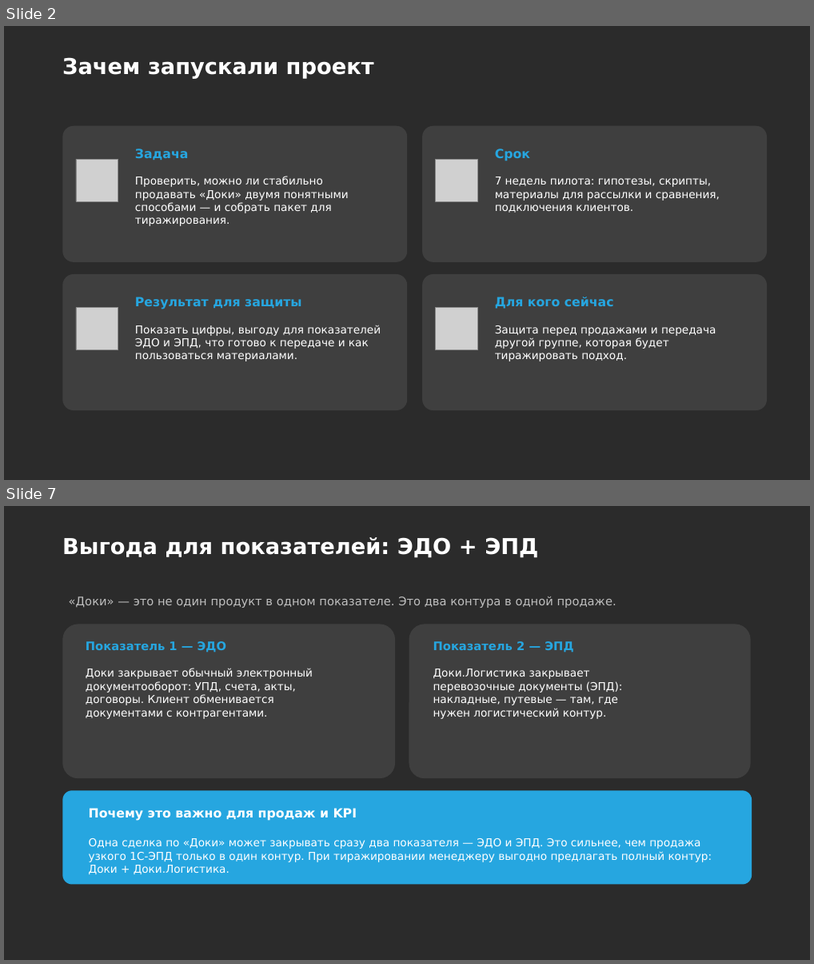
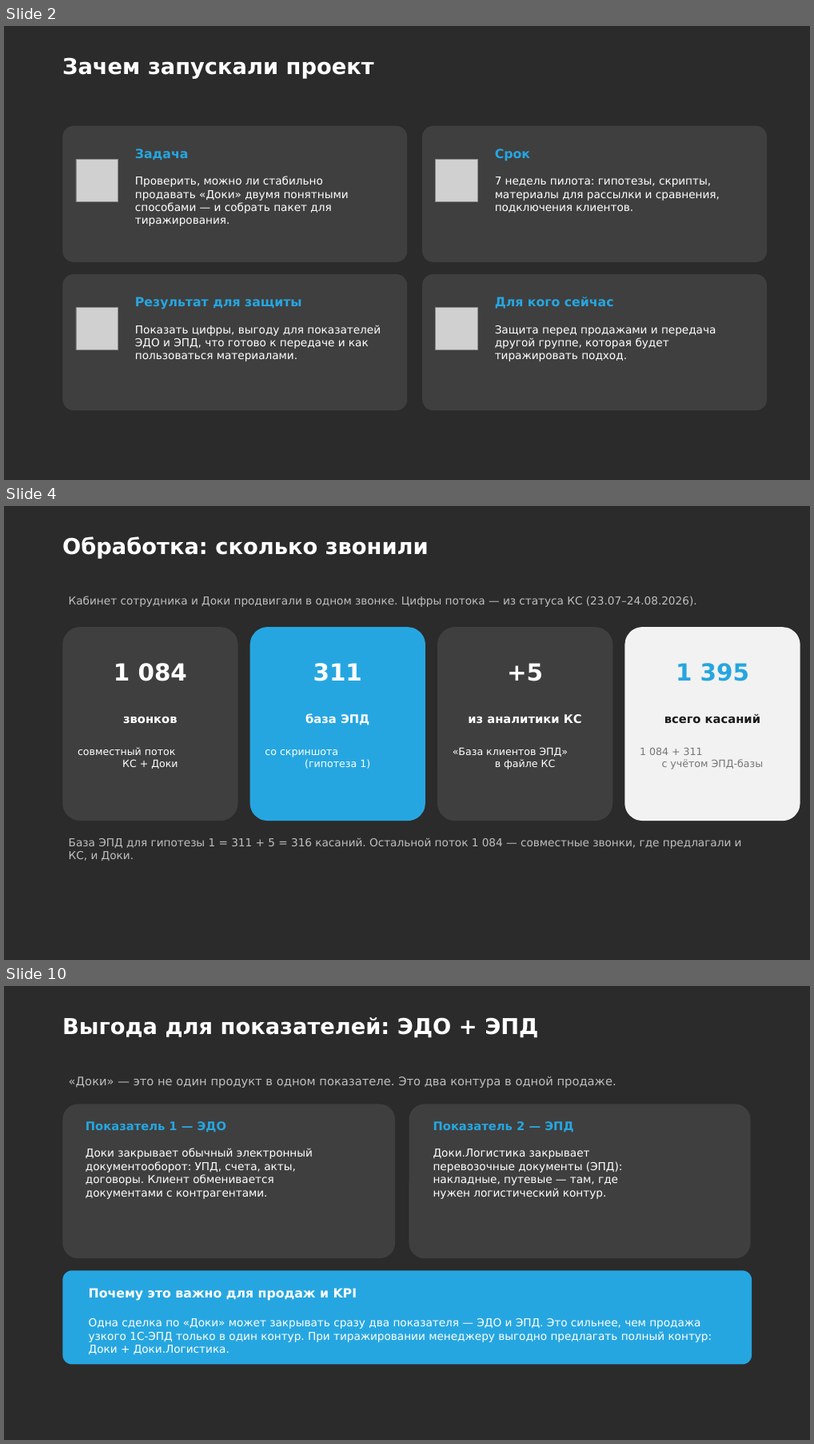
Before and after one commit to daaanilNikonov/for-lisa, a slide deck: presentation/Доки_Аналитика_защита_и_тиражирование.pptx. Shown one above the other, each under a label of ours: slides 2 and 7 before the commit, slides 2, 4 and 10 after it; the slides between them are not shown. The pictures are 814x964 and 814x1444 pixels, drawn with LibreOffice and Linux fonts; fonts in the diff are those of the drawing; grey boxes stand for pictures; background and template pictures are left out; a plain dark background stands for a picture behind light text. Boxes give left, top, right and bottom in pixels: in the first picture for what was removed or moved away, otherwise in the second. Text is boxed around its words. In the diff, an @@ line names an element or a change of style, - is before the commit and + after.

```diff
--- a/presentation/Доки_Аналитика_защита_и_тиражирование.pptx
+++ b/presentation/Доки_Аналитика_защита_и_тиражирование.pptx
@@ slide 4 added at (x1=4, y1=506, x2=810, y2=960), background picture (left out) @@
@@ title added at (x1=62, y1=536, x2=429, y2=559), 26 pt, text #FFFFFF, bold @@
+Обработка: сколько звонили
@@ text added at (x1=69, y1=596, x2=698, y2=607), 13 pt, text #BFBFBF @@
+Кабинет сотрудника и Доки продвигали в одном звонке. Цифры потока — из статуса КС (23.07–24.08.2026).
@@ rounded rectangle added at (x1=62, y1=627, x2=238, y2=820), fill #3F3F3F @@
@@ rounded rectangle added at (x1=250, y1=627, x2=426, y2=820), fill #26A6E0 @@
@@ rounded rectangle added at (x1=438, y1=627, x2=613, y2=820), fill #3F3F3F @@
@@ rounded rectangle added at (x1=626, y1=627, x2=801, y2=820), fill #F2F2F2 @@
@@ text added at (x1=114, y1=663, x2=187, y2=681), 28 pt, text #FFFFFF, bold @@
+1 084
@@ text added at (x1=314, y1=663, x2=362, y2=681), 28 pt, text #FFFFFF, bold @@
+311
@@ text added at (x1=507, y1=663, x2=543, y2=681), 28 pt, text #FFFFFF, bold @@
++5
@@ text added at (x1=676, y1=663, x2=750, y2=681), 28 pt, text #26A6E0, bold @@
+1 395
@@ text added at (x1=123, y1=716, x2=178, y2=723), 14 pt, text #FFFFFF, bold @@
+звонков
@@ text added at (x1=306, y1=713, x2=370, y2=725), 14 pt, text #FFFFFF, bold @@
+база ЭПД
@@ text added at (x1=468, y1=714, x2=582, y2=723), 14 pt, text #FFFFFF, bold @@
+из аналитики КС
@@ text added at (x1=665, y1=714, x2=761, y2=724), 14 pt, text #1A1A1A, bold @@
+всего касаний
@@ text added at (x1=78, y1=747, x2=178, y2=768), 12 pt, text #FFFFFF @@
+совместный поток
+КС + Доки
@@ text added at (x1=265, y1=749, x2=370, y2=768), 12 pt, text #FFFFFF @@
+со скриншота
+(гипотеза 1)
@@ text added at (x1=453, y1=747, x2=568, y2=769), 12 pt, text #FFFFFF @@
+«База клиентов ЭПД»
+в файле КС
@@ text added at (x1=640, y1=748, x2=764, y2=769), 12 pt, text #767677 @@
+1 084 + 311
+с учётом ЭПД-базы
@@ text added at (x1=69, y1=837, x2=742, y2=860), 13 pt, text #BFBFBF @@
+База ЭПД для гипотезы 1 = 311 + 5 = 316 касаний. Остальной поток 1 084 — совместные звонки, где предлагали и КС, и Доки.
@@ what was slide 7 is now slide 10 @@
```
Also in this commit, not shown: 8 slides changed, 2 other slides added, 2 other files.
